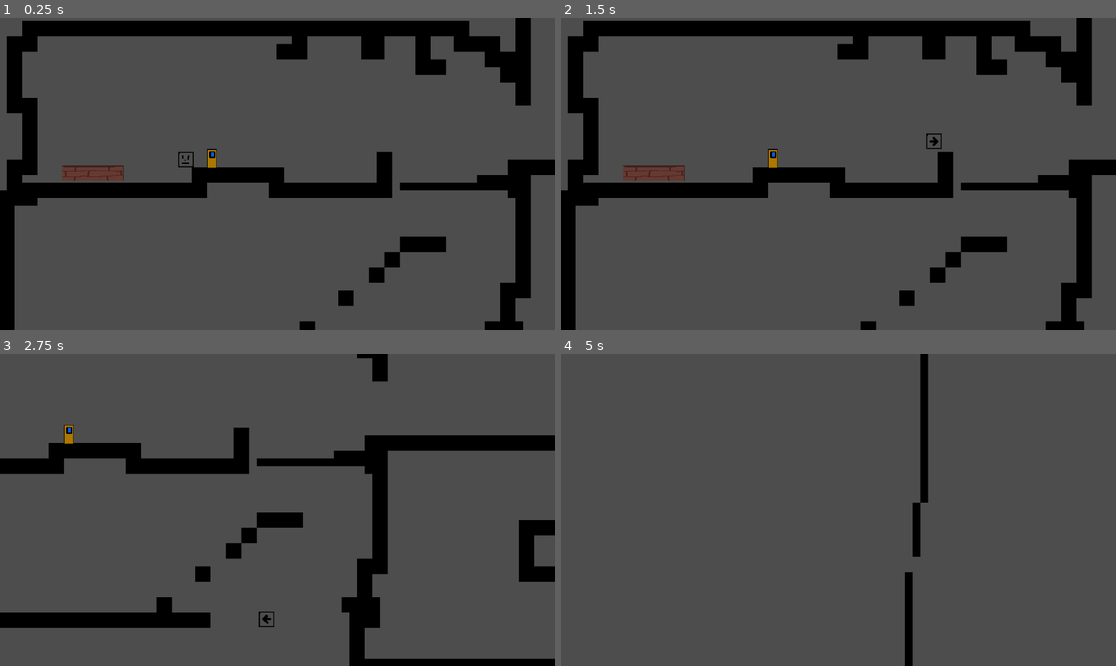
Above: before the commit, frames 1-4 (two rows, left to right).
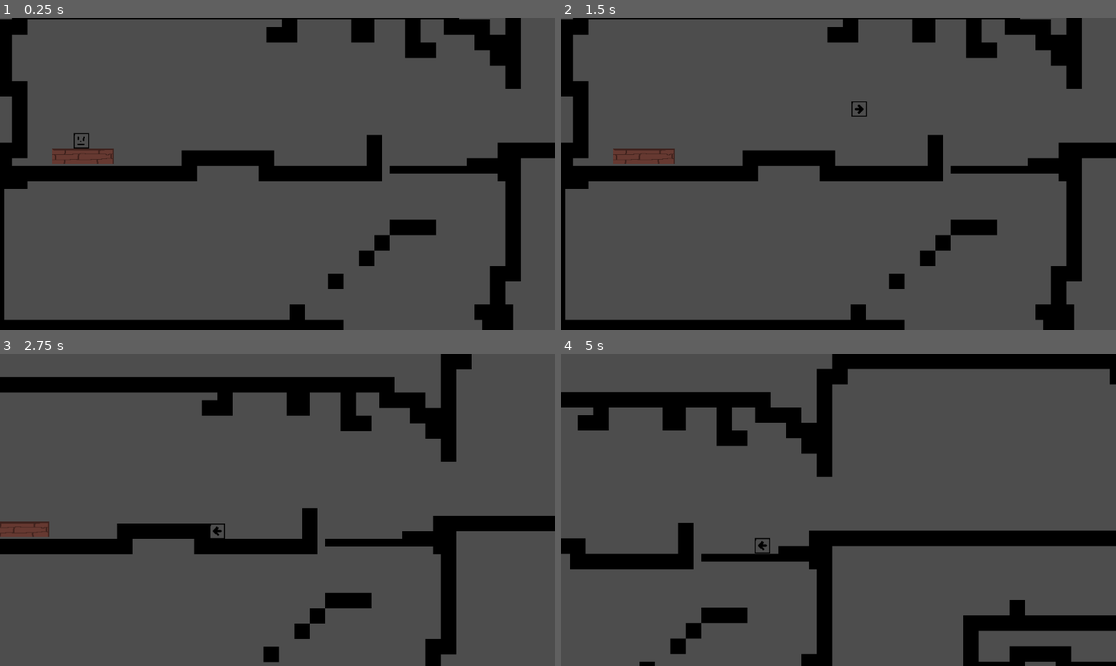
Above: after the commit, the same moments.

Repository: Starscout/SteamSmyth
Game: Godot game, scene res://Rooms/test room.tscn
Two runs of this game, one before a commit and one after it. Both use one fixed random seed, a clock stepped at 60 frames per second and the inputs below.
Inputs:
- Up to frame 1 (0.25 s): no input
- Up to frame 2 (1.5 s): tap Enter at 0.5 s; hold Right (right) from 0.53 s (still down); tap W (up) at 0.6, 0.77, 1.07, 1.35 s
- Up to frame 3 (2.75 s): tap W (up) at 1.52, 1.82, 2.1 s; release Right (right) at 2.03 s; hold A (left) from 2.03 s (still down)
- Up to frame 4 (5 s): release A (left) at 2.78 s; hold Right (right) 2.78-4.28 s; tap W (up) at 2.85, 3.02, 3.32, 3.6, 3.77, 4.07, 4.35, 4.52, 4.82 s; tap R (reset) at 4.15 s; hold A (left) from 4.28 s (still down)

The runs differ from the first frame. In frame 1, 24% of the frame differs, in the area x 0-100%, y 0-100%; in frame 2, 24%; in frame 3, 25%; in frame 4, 19%.

Commit message:
fdgdg

Diff:
--- /dev/null
+++ b/Objects/Interactable/SavePoint.gd
@@ -0,0 +1,17 @@
+extends Node2D
+
+# Signal to notify other parts of the game of a new save location
+signal save_point_activated(position: Vector2)
+
+
+# Called when the node enters the scene tree for the first time.
+func _ready():
+	pass # Replace with function body.
+
+func activate():
+		emit_signal("save_location_set", global_position)
+
+
+func _on_area_2d_body_entered(body):
+	if body.name == "player":
+		emit_signal("save_point_activated", global_position)
--- /dev/null
+++ b/Objects/Interactable/save_point.tscn
@@ -0,0 +1,16 @@
+[gd_scene load_steps=3 format=3 uid="uid://dxd56cc7ya63t"]
+
+[ext_resource type="Script" path="res://Objects/Interactable/SavePoint.gd" id="1_y4x5q"]
+
+[sub_resource type="CapsuleShape2D" id="CapsuleShape2D_kiuew"]
+radius = 15.0
+
+[node name="save point" type="Node2D"]
+script = ExtResource("1_y4x5q")
+
+[node name="Area2D" type="Area2D" parent="."]
+
+[node name="CollisionShape2D" type="CollisionShape2D" parent="Area2D"]
+shape = SubResource("CapsuleShape2D_kiuew")
+
+[connection signal="body_entered" from="Area2D" to="." method="_on_area_2d_body_entered"]
--- a/Objects/Interactable/save_spot.gd
+++ /dev/null
@@ -1,17 +0,0 @@
-extends Area2D
-var location = global_position
-var player
-
-# Called when the node enters the scene tree for the first time.
-func _ready():
-	player = get_node("/root/Node2D/player")
-
-
-# Called every frame. 'delta' is the elapsed time since the previous frame.
-func _process(delta):
-	pass
-
-
-func _on_body_entered(body):
-	if body == player:
-		pass
--- a/Objects/Interactable/save_spot.tscn
+++ /dev/null
@@ -1,45 +0,0 @@
-[gd_scene load_steps=7 format=3 uid="uid://fesgrtr7hbwj"]
-
-[ext_resource type="Script" path="res://Objects/Interactable/save_spot.gd" id="1_ycr7t"]
-[ext_resource type="Texture2D" uid="uid://co2v4553433sw" path="res://General Art/TestStuff/Savespot-Sheet.png" id="2_bgje7"]
-
-[sub_resource type="CapsuleShape2D" id="CapsuleShape2D_vby6f"]
-
-[sub_resource type="AtlasTexture" id="AtlasTexture_c4186"]
-atlas = ExtResource("2_bgje7")
-region = Rect2(0, 0, 100, 200)
-
-[sub_resource type="AtlasTexture" id="AtlasTexture_1cm0r"]
-atlas = ExtResource("2_bgje7")
-region = Rect2(100, 0, 100, 200)
-
-[sub_resource type="SpriteFrames" id="SpriteFrames_3mhmh"]
-animations = [{
-"frames": [{
-"duration": 1.0,
-"texture": SubResource("AtlasTexture_c4186")
-}],
-"loop": true,
-"name": &"Disabled",
-"speed": 5.0
-}, {
-"frames": [{
-"duration": 1.0,
-"texture": SubResource("AtlasTexture_1cm0r")
-}],
-"loop": true,
-"name": &"Enabled",
-"speed": 5.0
-}]
-
-[node name="SaveSpot" type="Area2D"]
-script = ExtResource("1_ycr7t")
-
-[node name="CollisionShape2D" type="CollisionShape2D" parent="."]
-shape = SubResource("CapsuleShape2D_vby6f")
-
-[node name="AnimatedSprite2D" type="AnimatedSprite2D" parent="."]
-sprite_frames = SubResource("SpriteFrames_3mhmh")
-animation = &"Enabled"
-
-[connection signal="body_entered" from="." to="." method="_on_body_entered"]
--- a/Player/Camera/camera_2d.gd
+++ b/Player/Camera/camera_2d.gd
@@ -6,9 +6,12 @@
 var is_following_player = false
 var smooth_stop_timer = 0.0  # Timer for smooth stop transition
 var smooth_stop_duration = 0.3  # Duration for smooth stopping (in seconds)
+
+
 # Called when the node enters the scene tree for the first time.
 func _ready():
 	player = get_node("/root/Node2D/player")
+
 
 
 func _process(delta):
--- a/Player/player.gd
+++ b/Player/player.gd
@@ -20,6 +20,7 @@
 var speed_down = 6
 var speed_change = 0
 var right_left = 0
+var respawn_location = position
 
 signal player_path_sent(path: NodePath)
 # Called when the node enters the scene tree for the first time
@@ -27,6 +28,11 @@
 	screen_size = get_viewport_rect().size
 	#send a signal to camera of my path
 	emit_signal("player_path_sent", get_path())
+
+	for save_point in get_tree().get_nodes_in_group("SavePoints"):
+		save_point.connect("save_point_activated", Callable(self, "_on_save_point_activated"))
+
+
 # Called every physics frame (handles movement and collisions)
 func _physics_process(delta):
 	# Reset horizontal velocity each frame
@@ -121,3 +127,9 @@
 		wall_jump_left = -1
 	# Use move_and_slide to handle movement and collision automatically
 	move_and_slide()
+
+	#Death button and save location
+	if Input.is_action_just_pressed("reset"):
+		global_position = respawn_location
+func _on_save_point_activated(new_position):
+	respawn_location = new_position
--- /dev/null
+++ b/Rooms/main.gd
@@ -0,0 +1,15 @@
+extends Node2D
+
+@export var save_location_display: Node
+
+# Called when the node enters the scene tree for the first time.
+func _ready():
+	for save_point in get_tree().get_nodes_in_group("save_point"):
+		save_point.connect("save_point_activated", Callable(self, "_on_save_point_activated"))
+
+
+# Called every frame. 'delta' is the elapsed time since the previous frame.
+func _process(delta):
+	pass
+func _on_save_point_activated(position: Vector2):
+	save_location_display.update_position(position)
--- a/Rooms/test room.tscn
+++ b/Rooms/test room.tscn
@@ -1,9 +1,10 @@
-[gd_scene load_steps=8 format=4 uid="uid://dqkf6t3m1dghw"]
+[gd_scene load_steps=9 format=4 uid="uid://dqkf6t3m1dghw"]
 
+[ext_resource type="Script" path="res://Rooms/main.gd" id="1_rdvsp"]
 [ext_resource type="PackedScene" uid="uid://bhnrtjxbr5p6w" path="res://Player/player.tscn" id="2_20xbk"]
 [ext_resource type="PackedScene" uid="uid://4rh25ft4388s" path="res://Objects/Platform/basic_wall.tscn" id="2_fvlbx"]
 [ext_resource type="Texture2D" uid="uid://dyn0dhkh5mnhp" path="res://General Art/TestStuff/TestTile.png" id="3_qfxkx"]
-[ext_resource type="PackedScene" uid="uid://fesgrtr7hbwj" path="res://Objects/Interactable/save_spot.tscn" id="5_3pjcj"]
+[ext_resource type="PackedScene" uid="uid://dxd56cc7ya63t" path="res://Objects/Interactable/save_point.tscn" id="5_q7ju7"]
 [ext_resource type="PackedScene" uid="uid://bbdfxw7kdbr1r" path="res://Player/Camera/camera.tscn" id="5_yimp1"]
 
 [sub_resource type="TileSetAtlasSource" id="TileSetAtlasSource_4rimo"]
@@ -42,9 +43,10 @@
 sources/0 = SubResource("TileSetAtlasSource_4rimo")
 
 [node name="Node2D" type="Node2D"]
+script = ExtResource("1_rdvsp")
 
 [node name="player" parent="." instance=ExtResource("2_20xbk")]
-position = Vector2(366, 181)
+position = Vector2(170, 208)
 disable_mode = 1
 gravity = 50
 coyote_time = 0.05
@@ -60,8 +62,10 @@
 y_sort_origin = 1
 
 [node name="camera" parent="." instance=ExtResource("5_yimp1")]
-position = Vector2(556, 283)
+position = Vector2(577, 318)
 
-[node name="SaveSpot" parent="." instance=ExtResource("5_3pjcj")]
-position = Vector2(420, 251)
-scale = Vector2(0.2, 0.2)
+[node name="save point" parent="." groups=["SavePoints"] instance=ExtResource("5_q7ju7")]
+position = Vector2(402, 243)
+
+[node name="save point2" parent="." groups=["SavePoints"] instance=ExtResource("5_q7ju7")]
+position = Vector2(1204, 219)
Binary file removed: Player/Animations/hotdog.png
Not shown, removed: Player/Animations/hotdog.png.import
